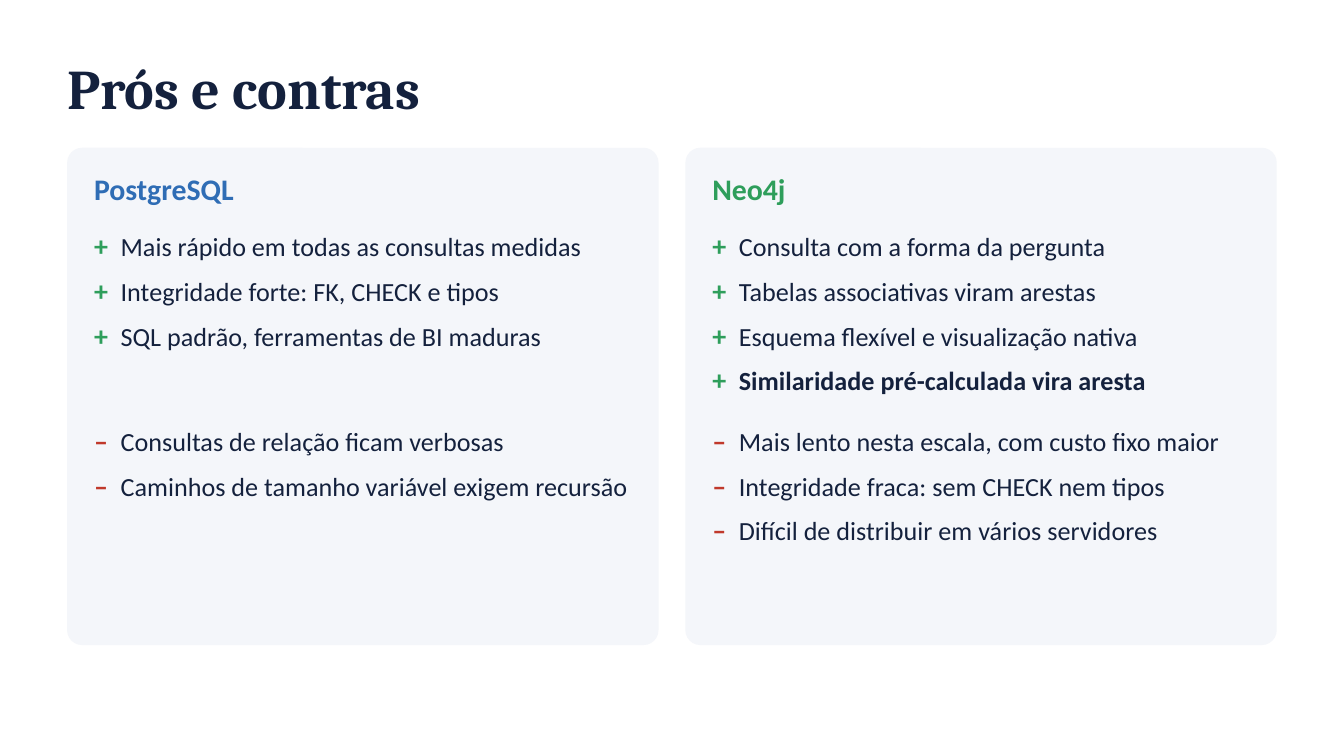
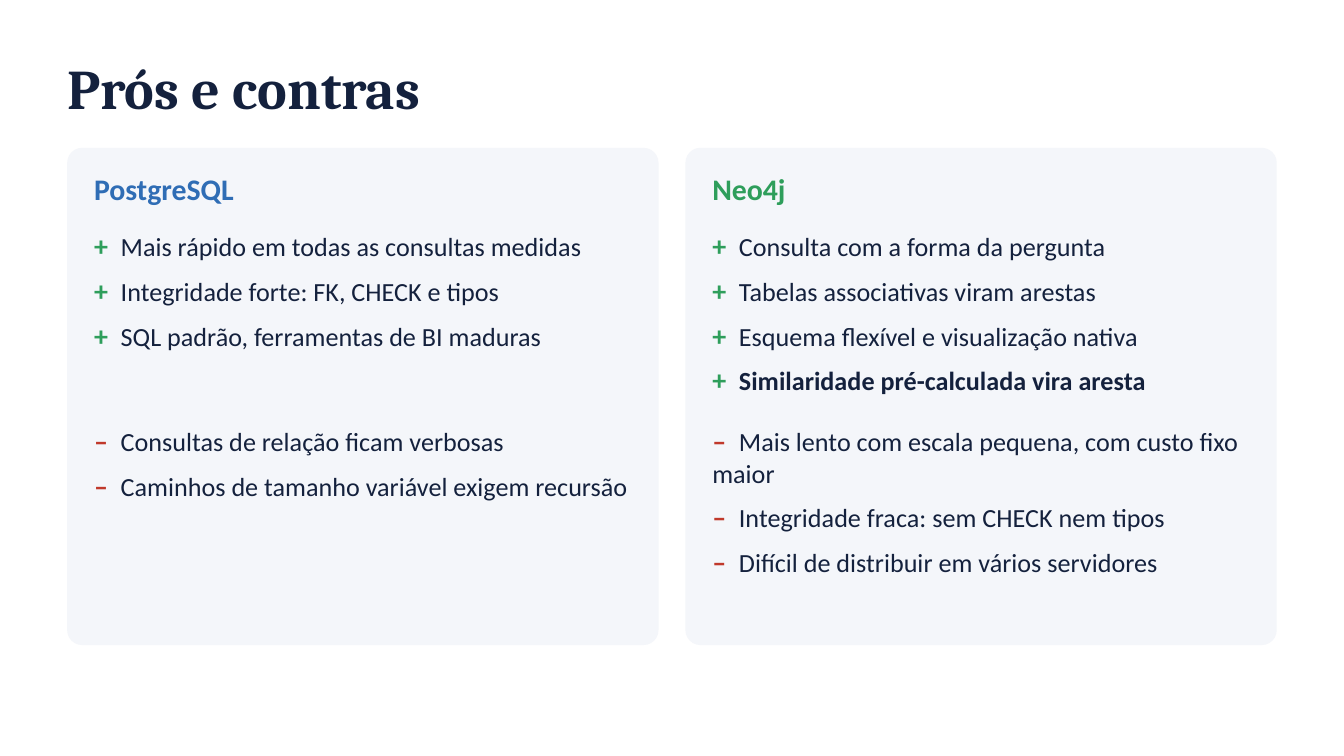
Before and after one commit to FineiasAntonio/BancoDeDados, a slide deck: slide 14 of docs/apresentacao.pptx (slide 16 before the commit). Drawn at 1344x756 pixels with LibreOffice and Linux fonts; fonts in the diff are those of the drawing. Boxes give left, top, right and bottom in pixels: in the first picture for what was removed or moved away, otherwise in the second. Text is boxed around its words. In the diff, an @@ line names an element or a change of style, - is before the commit and + after.

```diff
--- a/docs/apresentacao.pptx
+++ b/docs/apresentacao.pptx
@@ text at (x1=712, y1=433, x2=1238, y2=483): text changed @@
-– Mais lento nesta escala, com custo fixo maior
+– Mais lento com escala pequena, com custo fixo maior
```
Also in this commit, not shown: 9 other slides changed, 2 slides removed.
